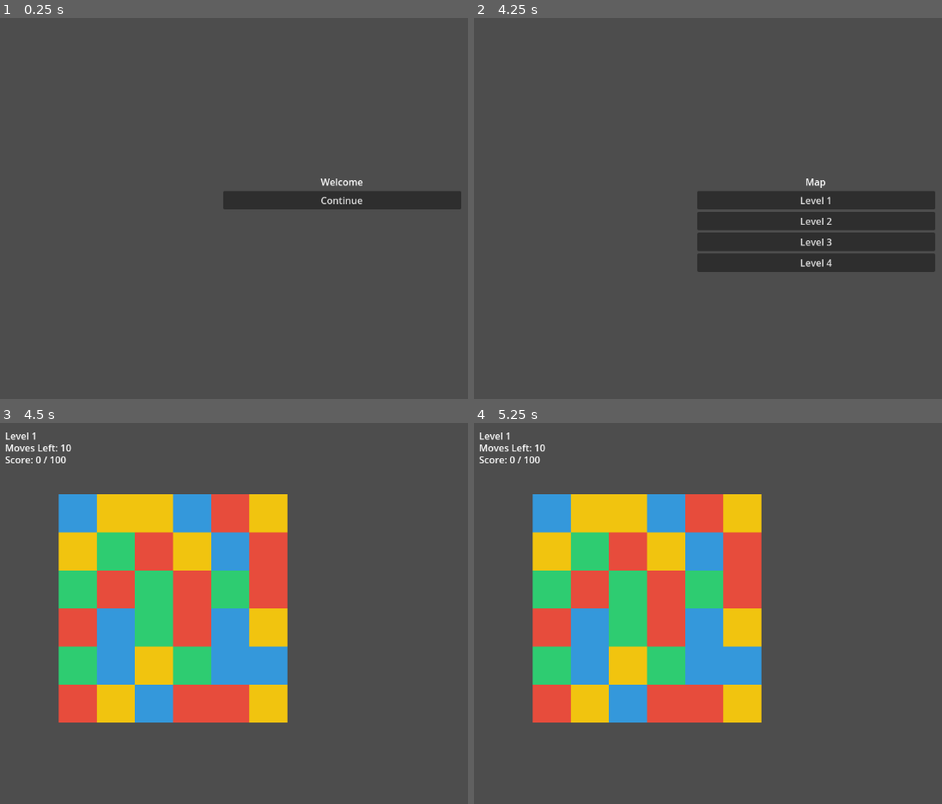
Above: before the commit, frames 1-4 (two rows, left to right).
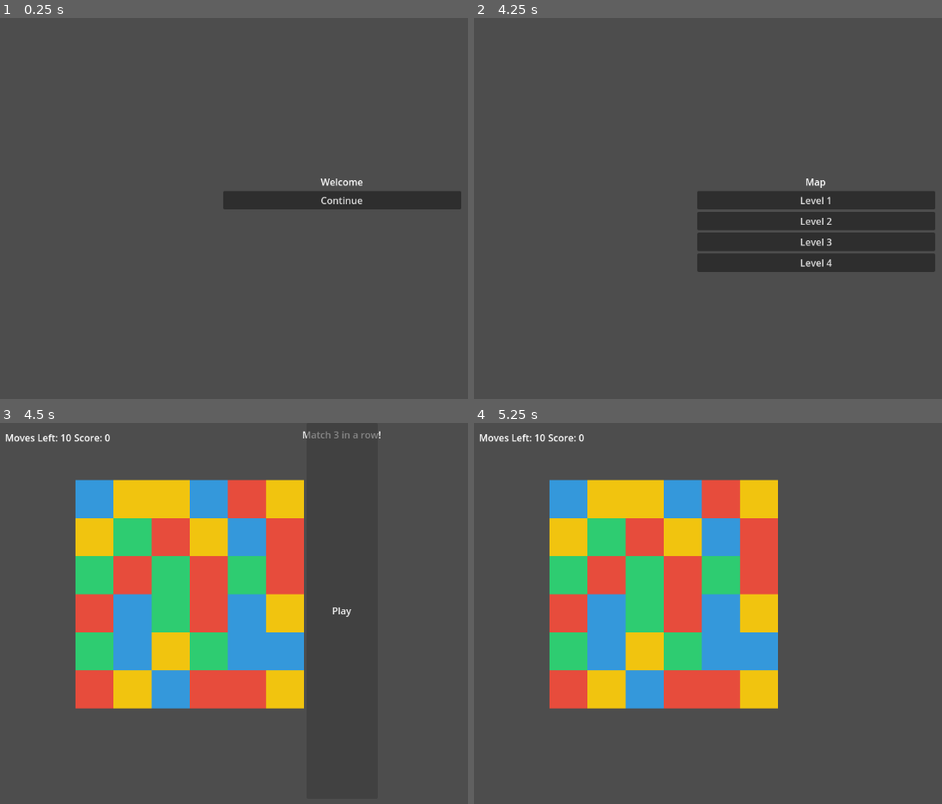
Above: after the commit, the same moments.

Repository: himanshukashyap1995-arch/MystiMates
Game: Godot game, scene res://welcome.tscn
Same seed, same stepped clock (60 frames per second), same inputs: the game is played once before the commit and once after it.
Inputs (mouse positions are in pixels of both pictures, inside the frame that each line leads up to):
- Up to frame 1 (0.25 s): no input
- Up to frame 2 (4.25 s): click "Continue" at 0.5 s; click "Start" at 1.25 s; click (815, 189) at 2.02 s; type "Alex" at 2.1 s; click "Continue" at 2.75 s; click "Continue" at 3.5 s
- Up to frame 3 (4.5 s): click "Level 1" at 4.25 s
- Up to frame 4 (5.25 s): click (815, 609) at 5 s, where only the run after the commit has a clickable "Play"

Frames 1-2 are identical in both runs. In frame 3, 22% of the frame differs, in the area x 1-82%, y 2-79%; in frame 4, 22%.

Commit message:
tutorial update

Diff:
--- a/windsurf-project/level1.tscn
+++ b/windsurf-project/level1.tscn
@@ -31,3 +31,33 @@
 [node name="LoseDialog" type="AcceptDialog" parent="."]
 visible = false
 title = "You Lose"
+
+[node name="Tutorial" type="Control" parent="."]
+anchor_right = 1.0
+anchor_bottom = 1.0
+
+[node name="TutorialLabel" type="Label" parent="Tutorial"]
+anchor_left = 0.5
+anchor_right = 0.5
+offset_left = -120.0
+offset_top = 8.0
+offset_right = 120.0
+text = "Match 3 in a row!"
+horizontal_alignment = 1
+
+[node name="HandPointer" type="TextureRect" parent="Tutorial"]
+offset_left = 180.0
+offset_top = 170.0
+offset_right = 220.0
+offset_bottom = 210.0
+stretch_mode = 0
+
+[node name="PlayButton" type="Button" parent="Tutorial"]
+anchor_left = 0.5
+anchor_right = 0.5
+anchor_bottom = 1.0
+offset_left = -60.0
+offset_right = 60.0
+offset_bottom = -16.0
+text = "Play"
+theme_type_variation = ""
--- a/windsurf-project/scripts/level1.gd
+++ b/windsurf-project/scripts/level1.gd
@@ -5,6 +5,8 @@
 @onready var board: Node = $Board
 @onready var win_dialog: AcceptDialog = $WinDialog
 @onready var lose_dialog: AcceptDialog = $LoseDialog
+@onready var tutorial_root: Control = $Tutorial
+@onready var play_button: Button = $Tutorial/PlayButton
 
 func _ready() -> void:
 	board.moves_changed.connect(_on_moves_changed)
@@ -14,6 +16,12 @@
 	# Ensure dialogs return to map on confirm
 	win_dialog.confirmed.connect(func(): get_tree().change_scene_to_file("res://map.tscn"))
 	lose_dialog.confirmed.connect(func(): get_tree().change_scene_to_file("res://map.tscn"))
+
+	# FTUE tutorial: show once
+	if not LevelManager.seen_level1_tutorial:
+		_show_tutorial()
+	else:
+		_hide_tutorial()
 
 func _on_moves_changed(m: int) -> void:
 	moves_label.text = "Moves Left: %d" % m
@@ -26,3 +34,22 @@
 
 func _on_lose() -> void:
 	lose_dialog.popup_centered()
+
+func _show_tutorial() -> void:
+	if tutorial_root:
+		tutorial_root.visible = true
+		# Optional: disable board input while tutorial is visible
+		if board.has_method("set_process_input"):
+			board.set_process_input(false)
+	if play_button:
+		play_button.pressed.connect(_on_play_pressed, CONNECT_ONE_SHOT)
+
+func _hide_tutorial() -> void:
+	if tutorial_root:
+		tutorial_root.visible = false
+		if board.has_method("set_process_input"):
+			board.set_process_input(true)
+
+func _on_play_pressed() -> void:
+	LevelManager.seen_level1_tutorial = true
+	_hide_tutorial()
--- a/windsurf-project/scripts/level_manager.gd
+++ b/windsurf-project/scripts/level_manager.gd
@@ -15,6 +15,7 @@
 ]
 
 var current_level: int = 1
+var seen_level1_tutorial: bool = false
 
 func get_level_data(level_index: int) -> Dictionary:
 	var idx: int = clampi(level_index - 1, 0, levels.size() - 1)
--- a/windsurf-project/scripts/map.gd
+++ b/windsurf-project/scripts/map.gd
@@ -1,12 +1,9 @@
 extends Control
 
 func _ready() -> void:
-	# Level 1
+	# Level 1 uses dedicated FTUE scene
 	if has_node("VBox/Button"):
-		$VBox/Button.pressed.connect(func():
-			LevelManager.current_level = 1
-			get_tree().change_scene_to_file("res://scenes/level.tscn")
-		)
+		$VBox/Button.pressed.connect(func(): get_tree().change_scene_to_file("res://level1.tscn"))
 	# Level 2
 	var btn2 := $VBox/ButtonLevel2 if has_node("VBox/ButtonLevel2") else null
 	if btn2:
Not shown, changed: .DS_Store
Not shown, removed: windsurf-project.zip
Not shown, changed: windsurf-project/.DS_Store
